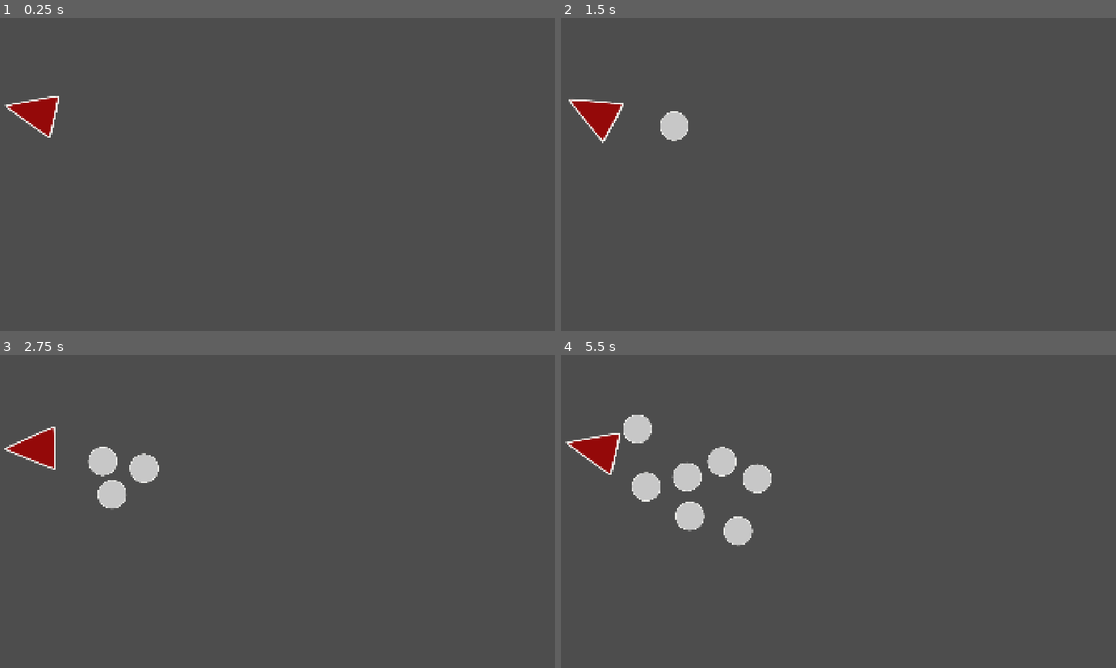
Above: before the commit, frames 1-4 (two rows, left to right).
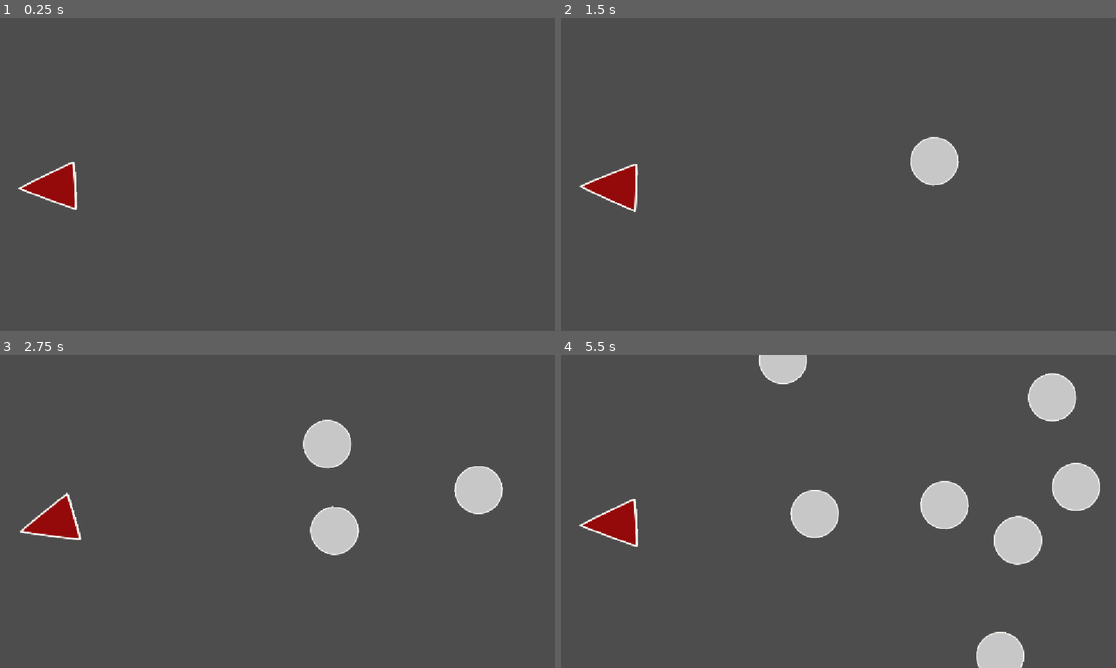
Above: after the commit, the same moments.

Repository: slumberingWoods/Asteroid-Shot
Game: Godot game, scene res://Entities/main.tscn
Same seed, same stepped clock (60 frames per second), same inputs: the game is played once before the commit and once after it.
Inputs (mouse positions are in pixels of both pictures, inside the frame that each line leads up to):
- Up to frame 1 (0.25 s): no input
- Up to frame 2 (1.5 s): move the mouse to (960, 158) at 0.52 s; hold Right mouse button (game_slow, bound only after the commit) 0.53-1.28 s; click (960, 158) at 0.6 s; move the mouse to (727, 190) at 1.27 s; right-click (727, 190) at 1.35 s
- Up to frame 3 (2.75 s): click (166, 527) at 1.55 s; move the mouse to (333, 442) at 2.02 s; hold Right mouse button (game_slow, bound only after the commit) from 2.03 s (still down); click (333, 442) at 2.1 s
- Up to frame 4 (5.5 s): move the mouse to (810, 574) at 2.77 s; release Right mouse button (game_slow, bound only after the commit) at 2.78 s; right-click (810, 574) at 2.85 s; click (810, 574) at 3.05 s; move the mouse to (1005, 558) at 3.52 s; hold Right mouse button (game_slow, bound only after the commit) 3.53-4.28 s; click (1005, 558) at 3.6 s; move the mouse to (672, 464) at 4.27 s; right-click (672, 464) at 4.35 s; click (672, 464) at 4.55 s; move the mouse to (866, 511) at 5.02 s; hold Right mouse button (game_slow, bound only after the commit) from 5.03 s (still down); click (866, 511) at 5.1 s

The runs differ from the first frame. In frame 1, 1.6% of the frame differs, in the area x 0-14%, y 24-62%; in frame 2, 3.1%; in frame 3, 6.0%; in frame 4, 11%, in the area x 0-98%, y 0-100%.

Commit message:
Cannon functionality + WIP

Diff:
--- /dev/null
+++ b/Entities/Components/Health_Component.gd
@@ -0,0 +1,16 @@
+extends Node2D
+
+@export var max_health := 10
+var health : float
+
+func _ready() -> void:
+	health = max_health
+
+func modHealth(damage: int):
+	health -= damage
+
+	if health <= 0:
+		get_parent().queue_free()
+
+func _process(delta: float) -> void:
+	pass
--- a/Entities/asteroid.gd
+++ b/Entities/asteroid.gd
@@ -1,35 +1,35 @@
 extends CharacterBody2D
 class_name Asteroid
 
-@export var speed := 180.0
-@export var accel := 0.5
+@export var speed := 200.0
+@export var accel := 0.3
 @export var stop_speed := 5.0
 
 var spawn_pos : Vector2
 var spawn_rotation : float
 
 func _ready():
-    global_position = spawn_pos
-    global_rotation = spawn_rotation
-    velocity = Vector2.UP.rotated(spawn_rotation) * speed
-    print("launch speed: ", speed, " velocity: ", velocity.length())
+	global_position = spawn_pos
+	global_rotation = spawn_rotation
+	velocity = Vector2.UP.rotated(spawn_rotation) * speed
+	print("launch speed: ", speed, " velocity: ", velocity.length())
 
-func _physics_process(delta):
-    velocity *= exp(-accel * delta)
-    if velocity.length() < stop_speed:
-        velocity = Vector2.ZERO
+func _physics_process(delta: float) -> void:
+	velocity *= exp(-accel * delta)
+	if velocity.length() < stop_speed:
+		velocity = Vector2.ZERO
 
-    var collision = move_and_collide(velocity * delta)
-    if not collision:
-        return
+	var collision = move_and_collide(velocity * delta)
+	if not collision:
+		return
 
-    var n = collision.get_normal()
-    var other = collision.get_collider()
+	var n = collision.get_normal()
+	var other = collision.get_collider()
 
-    if other is Asteroid:
-        var along = (velocity - other.velocity).dot(n)
-        if along < 0.0:
-            velocity -= along * n
-            other.velocity += along * n
-    else:
-        velocity = velocity.bounce(n)
+	if other is Asteroid:
+		var along = (velocity - other.velocity).dot(n)
+		if along < 0.0:
+			velocity -= along * n
+			other.velocity += along * n
+	else:
+		velocity = velocity.bounce(n)
--- a/Entities/cannon.gd
+++ b/Entities/cannon.gd
@@ -4,7 +4,13 @@
 @onready var spawn_shape: CollisionShape2D = $Area2D/CollisionShape2D
 
 @export var turn_speed := 10.0
+@export var ammo := 10
+@export var speedup := 5.0
+@export var maxSpeedMult := 3.0
 
+var timeHolding := false
+var shootHolding := false
+var speedMult := 0.0
 
 func _ready():
 	pass
@@ -13,15 +19,41 @@
 	var dir = get_global_mouse_position() - global_position
 	var target_angle = dir.angle() + PI / 2
 	global_rotation = lerp_angle(global_rotation, target_angle, 1.0 - exp(-turn_speed * delta))
+	if Input.is_action_pressed("game_shoot") and shootHolding == false:
+		shootHolding = true
+		print("Charging")
+	if Input.is_action_pressed("game_shoot") and shootHolding == true:
+		if speedMult < maxSpeedMult:
+			speedMult += delta
+	if Input.is_action_just_released("game_shoot") and shootHolding == true:
+		shootHolding = false
+		print(speedMult)
+		shoot(speedMult)
+		speedMult = 0
+
+
+func _input(event: InputEvent) -> void:
+	if Input.is_action_pressed("game_slow") and timeHolding == false:
+		timeHolding = true
+		Engine.time_scale = speedup
+		print("Speed up.")
+	if Input.is_action_just_released("game_slow") and timeHolding == true:
+		Engine.time_scale = 1.0
+		print("Slow down.")
+		timeHolding	 = false
+
+
 
 func _physics_process(delta):
-	if Input.is_action_just_pressed("shoot"): shoot()
+	pass
 
-func shoot():
-	var instance = projectile.instantiate()
-	instance.spawn_pos = spawn_shape.global_position
-	instance.spawn_rotation = global_rotation
-	get_tree().current_scene.add_child.call_deferred(instance)
-
-func _on_cooldown_timeout():
-	shoot()
+func shoot(mult: float):
+	if ammo > 0:
+		ammo -= 1
+		var instance = projectile.instantiate()
+		instance.spawn_pos = spawn_shape.global_position
+		instance.spawn_rotation = global_rotation
+		instance.speed *= 1 + mult
+		get_tree().current_scene.add_child.call_deferred(instance)
+	else:
+		print("No more ammo")
--- a/Entities/main.tscn
+++ b/Entities/main.tscn
@@ -1,9 +1,13 @@
 [gd_scene format=3 uid="uid://bvf14cul0erj0"]
 
 [ext_resource type="PackedScene" uid="uid://beu7uf14ux7rm" path="res://Entities/cannon.tscn" id="1_id8fd"]
+[ext_resource type="Script" uid="uid://c67613xmonfh3" path="res://Utilities/stage.gd" id="1_qj3xj"]
 
 [node name="main" type="Node2D" unique_id=2101145827]
+script = ExtResource("1_qj3xj")
+allowed_sizes = Array[int]([0, 1, 2])
 
 [node name="Cannon" parent="." unique_id=15126260 instance=ExtResource("1_id8fd")]
-position = Vector2(107, 323)
-rotation = 1.4765486
+position = Vector2(100, 350)
+rotation = 1.5707964
+scale = Vector2(1, 1)
--- /dev/null
+++ b/Entities/obstacle.gd
@@ -0,0 +1,11 @@
+extends CharacterBody2D
+class_name Obstacle
+
+@export var point := 10
+@export var hp := 1
+
+func _ready() -> void:
+	pass
+
+func _process(delta: float) -> void:
+	pass
--- /dev/null
+++ b/Utilities/enums.gd
@@ -0,0 +1,5 @@
+extends Node
+
+class_name GlobalEnums
+
+enum AsteroidType {SMALL, MEDIUM, LARGE}
--- /dev/null
+++ b/Utilities/game_manager.gd
@@ -0,0 +1,7 @@
+extends Node
+
+func _ready() -> void:
+	pass # Replace with function body.
+
+func _process(delta: float) -> void:
+	pass
--- /dev/null
+++ b/Utilities/stage.gd
@@ -0,0 +1,14 @@
+extends Node
+
+@export var ammo := 1
+@export var allowed_sizes : Array[GlobalEnums.AsteroidType] = []
+@export var size := 1000
+
+# Called when the node enters the scene tree for the first time.
+func _ready() -> void:
+	pass # Replace with function body.
+
+
+# Called every frame. 'delta' is the elapsed time since the previous frame.
+func _process(delta: float) -> void:
+	pass
--- a/project.godot
+++ b/project.godot
@@ -15,18 +15,26 @@
 config/features=PackedStringArray("4.7", "Forward Plus")
 config/icon="res://Assets/icon.svg"
 
+[autoload]
+
+GameManager="*uid://qep4ue4o6v1o"
+Enums="*uid://cb65eoy6ogdpw"
+
 [display]
 
-window/size/viewport_width=1920
-window/size/viewport_height=1080
 window/stretch/mode="canvas_items"
 window/stretch/aspect="expand"
 
 [input]
 
-shoot={
+game_shoot={
 "deadzone": 0.2,
 "events": [Object(InputEventMouseButton,"resource_local_to_scene":false,"resource_name":"","device":-1,"window_id":0,"a …(253 unchanged characters)…
+]
+}
+game_slow={
+"deadzone": 0.2,
+"events": [Object(InputEventMouseButton,"resource_local_to_scene":false,"resource_name":"","device":-1,"window_id":0,"alt_pressed":false,"shift_pressed":false,"ctrl_pressed":false,"meta_pressed":false,"button_mask":0,"position":Vector2(0, 0),"global_position":Vector2(0, 0),"factor":1.0,"button_index":2,"canceled":false,"pressed":false,"double_click":false,"script":null)
 ]
 }
 
Not shown, added: Entities/Components/Health_Component.gd.uid
Not shown, added: Entities/obstacle.gd.uid
Not shown, added: Utilities/enums.gd.uid
Not shown, added: Utilities/game_manager.gd.uid
Not shown, added: Utilities/stage.gd.uid
